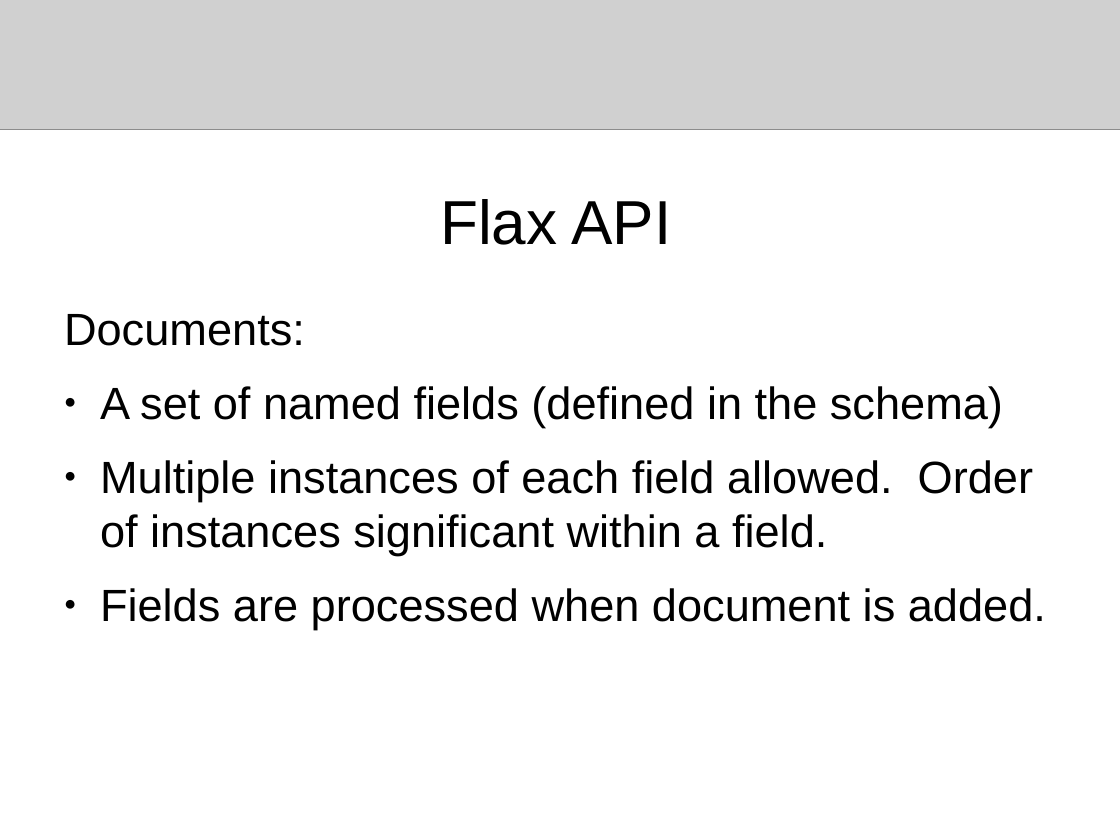
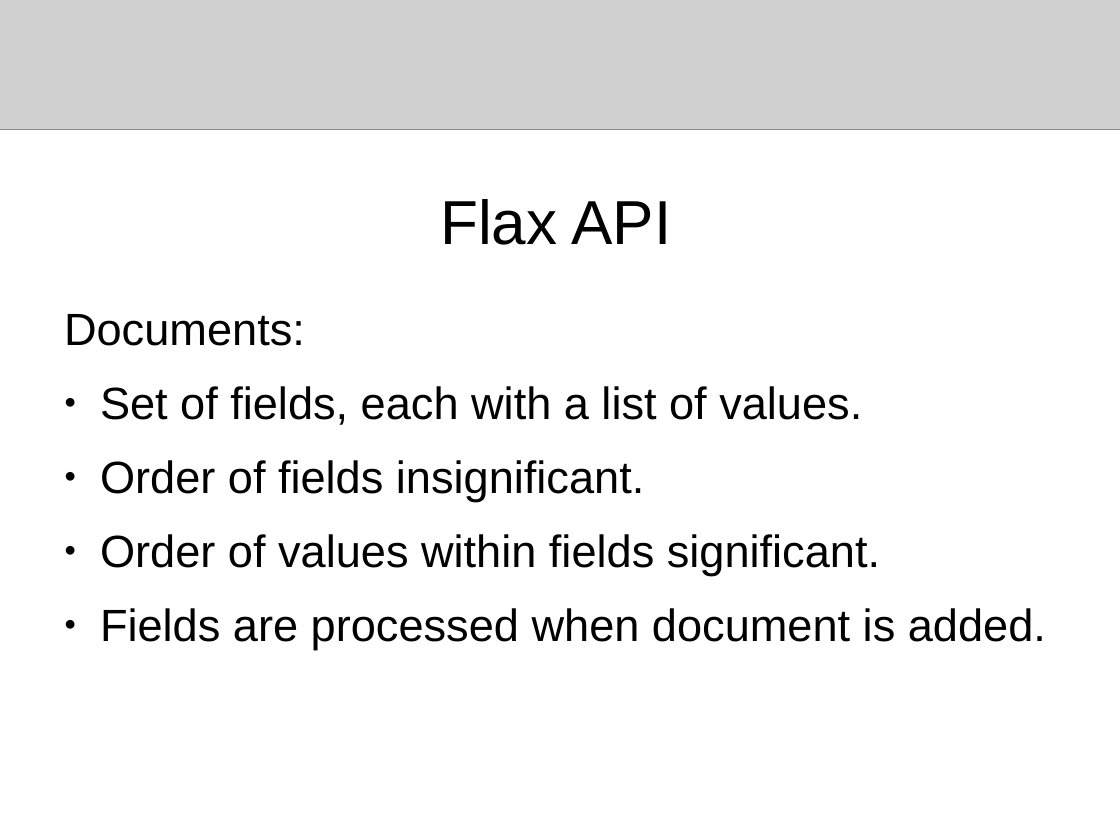
Before and after one commit to flaxsearch/flaxcode, a slide deck: slide 16 of flax_search_service/docs/presentations/europython2009.odp. Drawn at 1120x840 pixels with LibreOffice and Linux fonts; fonts in the diff are those of the drawing; grey boxes stand for pictures. Boxes give left, top, right and bottom in pixels: in the first picture for what was removed or moved away, otherwise in the second. Text is boxed around its words. In the diff, an @@ line names an element or a change of style, - is before the commit and + after.

Commit message:
Updated slides.

```diff
--- a/flax_search_service/docs/presentations/europython2009.odp
+++ b/flax_search_service/docs/presentations/europython2009.odp
@@ text at <box>100,386,880,576</box>: text changed @@
-● A set of named fields (defined in the schema)
-● Multiple instances of each field allowed. Order of instances significant within a field.
+● Set of fields, each with a list of values.
+● Order of fields insignificant.
+● Order of values within fields significant.
```
Also in this commit, not shown: 1 other slide changed, 8 slides added.
